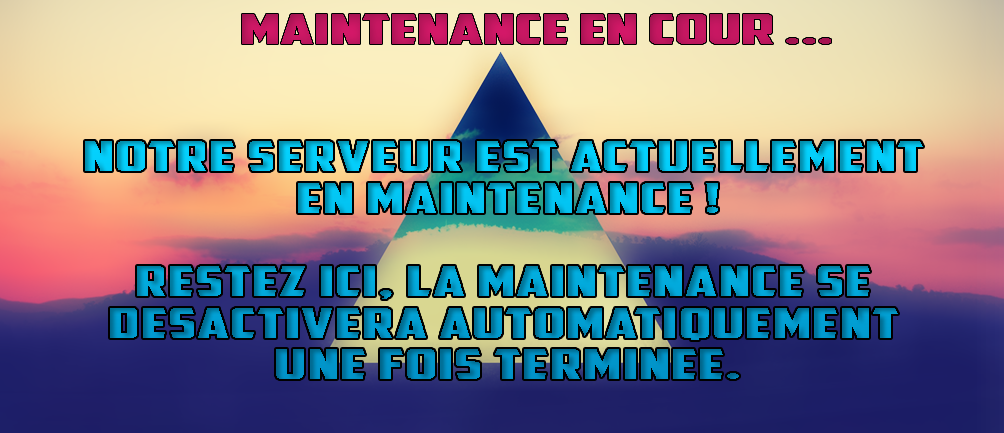
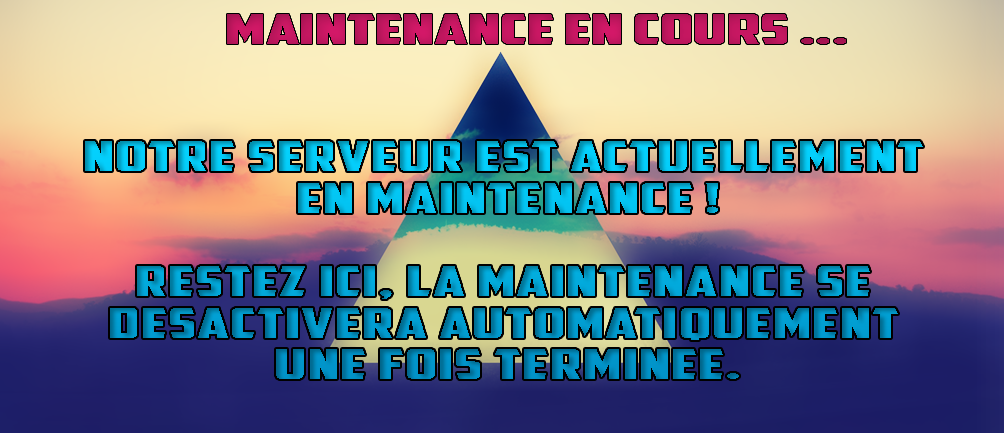
Layered file, before and after one edit (1004x433). Changes by layer:
renamed "Maintenance en cour ..." to "Maintenance en cours ...", painted on it over (x1=227, y1=14, x2=846, y2=44)
